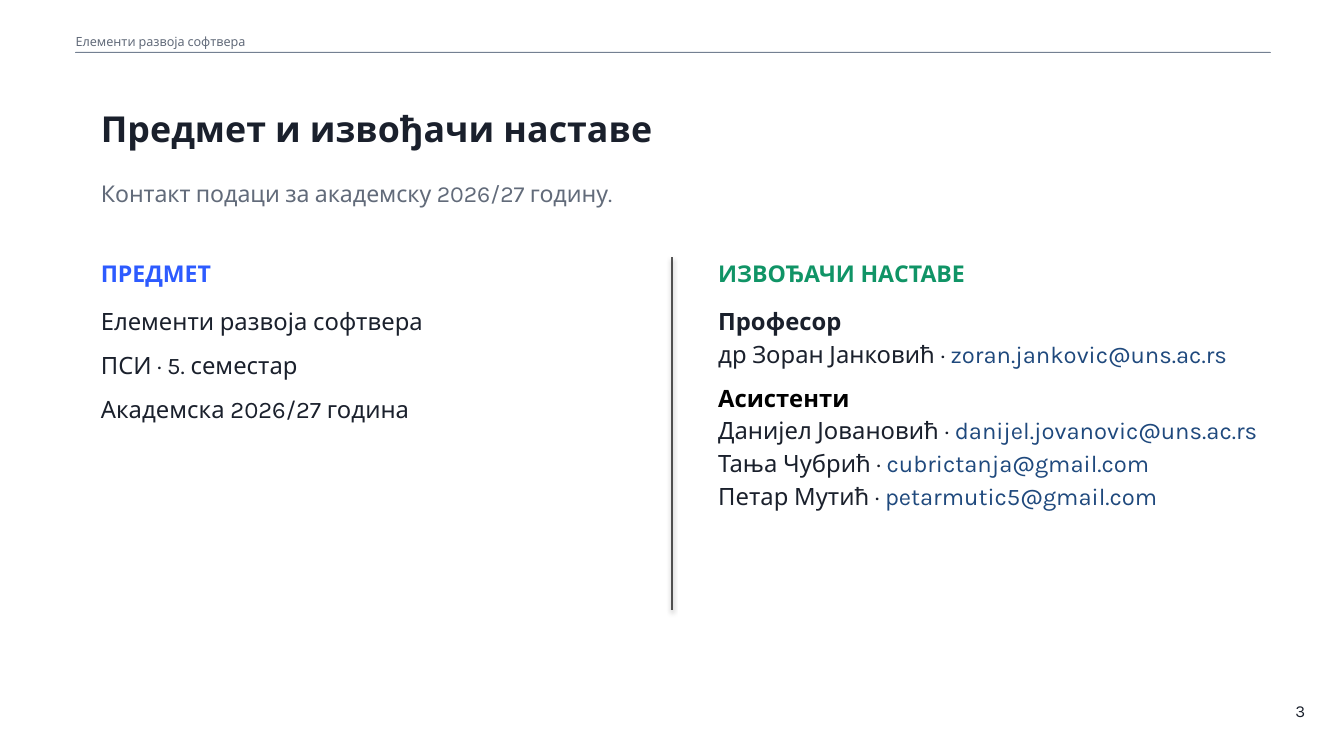
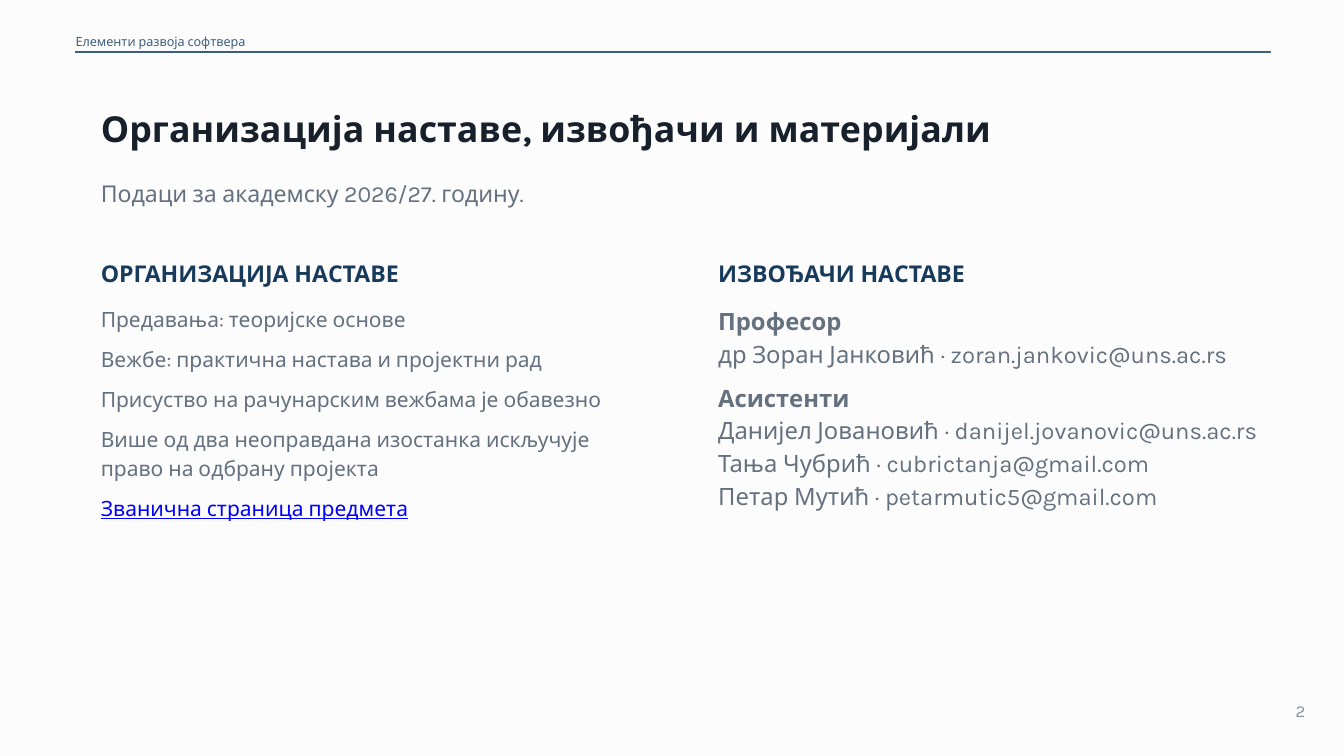
Before and after one commit to owlCoder/ftn-nastavni-materijali, a slide deck: slide 2 of 01 Elementi Razvoja Softvera/02 Prezentacije/PPTX/00_Osnovne_informacije.pptx (slide 3 before the commit). Drawn at 1344x756 pixels with LibreOffice and Linux fonts; fonts in the diff are those of the drawing. Boxes give left, top, right and bottom in pixels: in the first picture for what was removed or moved away, otherwise in the second. Text is boxed around its words. In the diff, an @@ line names an element or a change of style, - is before the commit and + after.

Commit message:
Update ERS navy theme and OIB presentation materials

```diff
--- a/01 Elementi Razvoja Softvera/02 Prezentacije/PPTX/00_Osnovne_informacije.pptx
+++ b/01 Elementi Razvoja Softvera/02 Prezentacije/PPTX/00_Osnovne_informacije.pptx
@@ background #FFFFFF to #FCFCFD @@
@@ text "Елементи развоја софтвера" at [76, 36, 246, 49]: text colour #626B7A to #3E5E7D @@
@@ rectangle at [76, 52, 1270, 53]: fill #748092 to #3E5E7D; outline #748092 0.3 pt to #3E5E7D 0.75 pt @@
@@ text at [101, 115, 991, 151]: text changed; text colour #1A202C to #18212B @@
-Предмет и извођачи наставе
+Организација наставе, извођачи и материјали
@@ text at [101, 185, 519, 208]: text changed; text colour #626B7A to #65717E @@
-Контакт подаци за академску 2026/27 годину.
+Подаци за академску 2026/27. годину.
@@ text at [101, 265, 398, 287]: text changed; text colour #2D5BFF to #183B5B @@
-ПРЕДМЕТ
+ОРГАНИЗАЦИЈА НАСТАВЕ
@@ line removed from (673, 257) to (673, 610) @@
@@ text "ИЗВОЂАЧИ НАСТАВЕ" at [718, 265, 965, 283]: text colour #109466 to #183B5B @@
@@ text "Професор др Зоран Јанковић · ..." at [718, 312, 1257, 511]: text colour #1A202C to #65717E in "Професор др Зоран Јанковић ·", "Данијел Јовановић · Тања Чубрић · Петар ..."; text colour #1F497D to #65717E in "zoran.jankovic@uns.ac.rs", "danijel.jovanovic@uns.ac.rs cubrictanja@gmail.com petarmutic ..."; text colour #000000 to #65717E in "Асистенти" @@
@@ text at [101, 311, 601, 521]: text changed; size 17 to 15 pt; text colour #1A202C to #65717E @@
-Елементи развоја софтвера
-ПСИ · 5. семестар
-Академска 2026/27 година
+Предавања: теоријске основе
+Вежбе: практична настава и пројектни рад
+Присуство на рачунарским вежбама је обавезно
+Више од два неоправдана изостанка искључује право на одбрану пројекта
+Званична страница предмета
@@ text at [1296, 706, 1306, 717]: text changed; text colour #1A202C to #87919C @@
-3
+2
```
Also in this commit, not shown: 6 other slides changed, 6 slides added, 7 slides removed, 36 other files.
